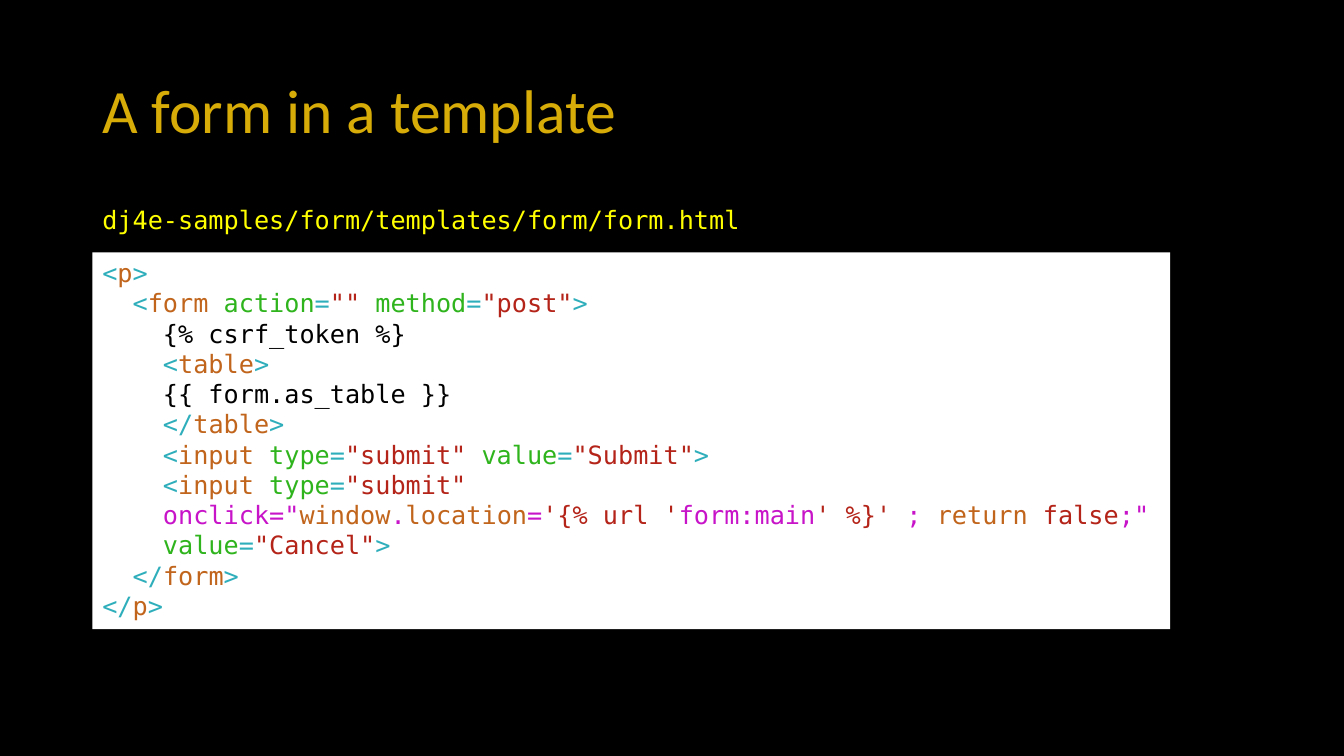
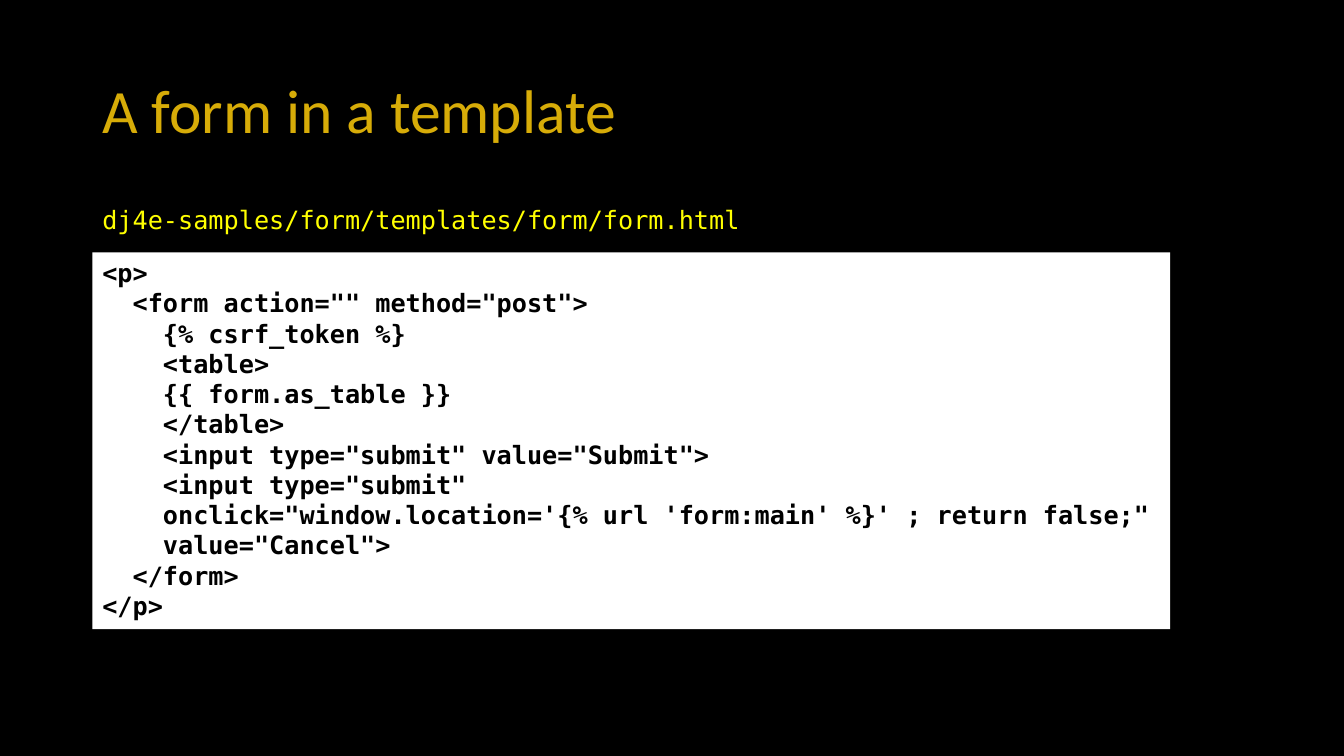
Before and after one commit to csev/dj4e, a slide deck: slide 12 of lectures/DJ-11-Forms-Django.pptx. Drawn at 1344x756 pixels with LibreOffice and Linux fonts; fonts in the diff are those of the drawing. Boxes give left, top, right and bottom in pixels: in the first picture for what was removed or moved away, otherwise in the second. Text is boxed around its words. In the diff, an @@ line names an element or a change of style, - is before the commit and + after.

```diff
--- a/lectures/DJ-11-Forms-Django.pptx
+++ b/lectures/DJ-11-Forms-Django.pptx
@@ rectangle "<p>" at (x1=93, y1=253, x2=1171, y2=630): text colour #2EAEBB to #000000 in "<p>", "<form action="" method="post">", "<table>", "</table>" and 5 more places; text colour #C1651C to #000000 in "<p>", "<form", "<table>", "</table>" and 5 more places; bold on; text colour #2FB41D to #000000 in "action="" method="post">", "type="submit" value="Submit">", "type="submit"", "value="Cancel">"; text colour #B42419 to #000000 in "action="" method="post">", "type="submit" value="Submit">", "type="submit"", "onclick="window.location='{% url 'form:main' %}' false;"" and 1 more places; text colour #C814C9 to #000000 in "onclick="window.location='{% 'form:main' ; false;"" @@
```
Also in this commit, not shown: 18 other slides changed, 5 other files.
